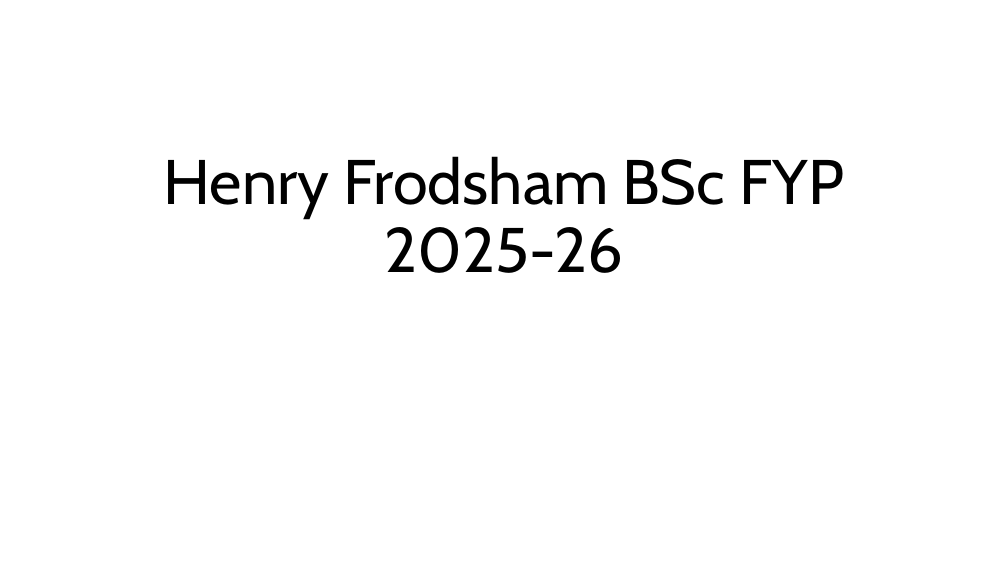
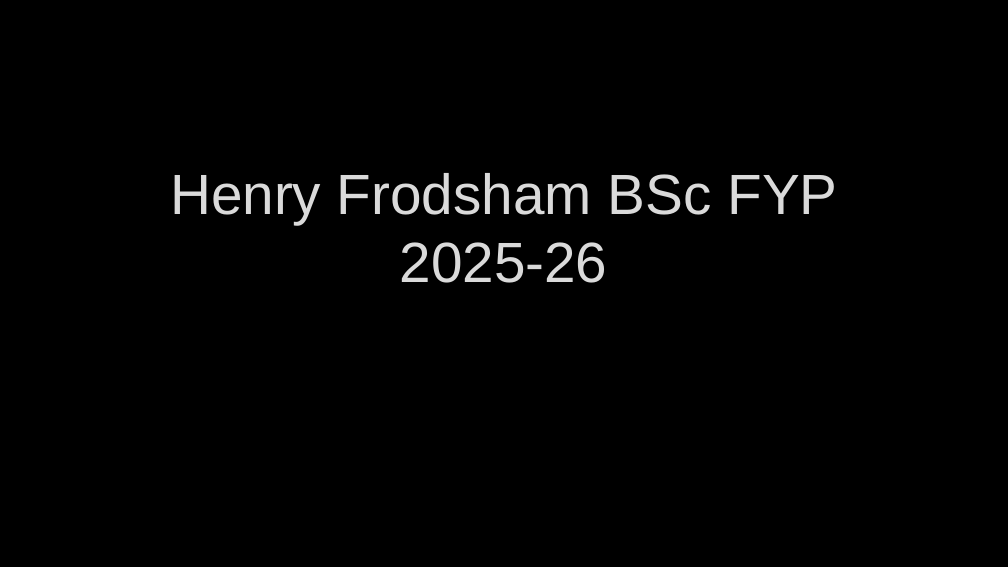
Before and after one commit to Henry-Frodsham/RTS-LCM-Game, a slide deck: slide 1 of documents/Henry Frodsham FYP.pptx. Drawn at 1008x567 pixels with LibreOffice and Linux fonts; fonts in the diff are those of the drawing; background and template pictures are left out. Boxes give left, top, right and bottom in pixels: in the first picture for what was removed or moved away, otherwise in the second. Text is boxed around its words. In the diff, an @@ line names an element or a change of style, - is before the commit and + after.

```diff
--- a/documents/Henry Frodsham FYP.pptx
+++ b/documents/Henry Frodsham FYP.pptx
@@ background #FFFFFF to picture (left out) @@
@@ title "Henry Frodsham BSc FYP 2025-26" moved from (x1=164, y1=156, x2=845, y2=273) to (x1=170, y1=173, x2=837, y2=283) @@
@@ title "Henry Frodsham BSc FYP 2025-26" at (x1=170, y1=173, x2=837, y2=283): size 60 to 54 pt, font Cabin to Arial, text colour #000000 to #DADADA, letter outline none to #404040 0.75 pt; line spacing 0.9 to 1 @@
```
Also in this commit, not shown: 9 other slides changed, 4 slides added, 2 slides removed, 5 other files.
